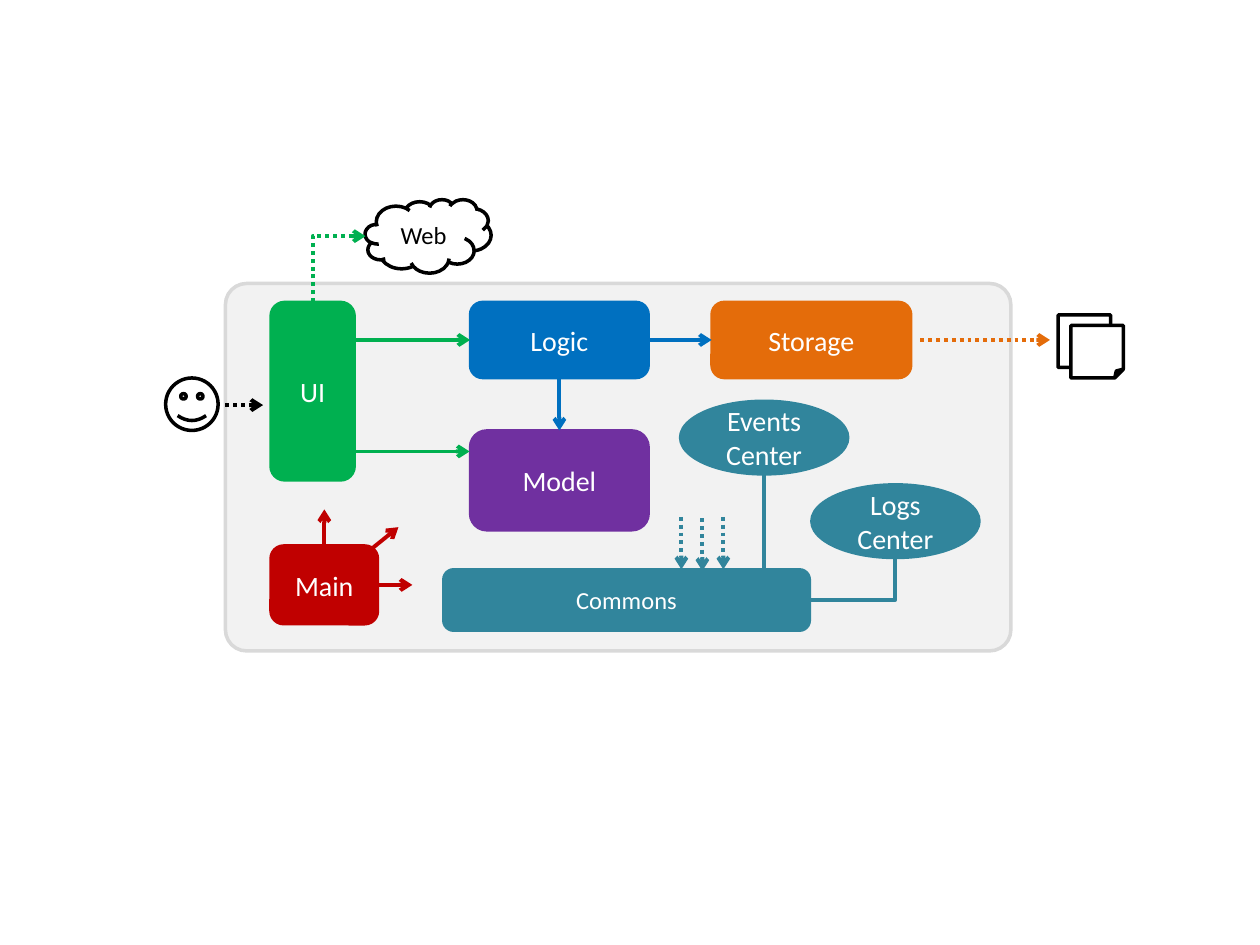
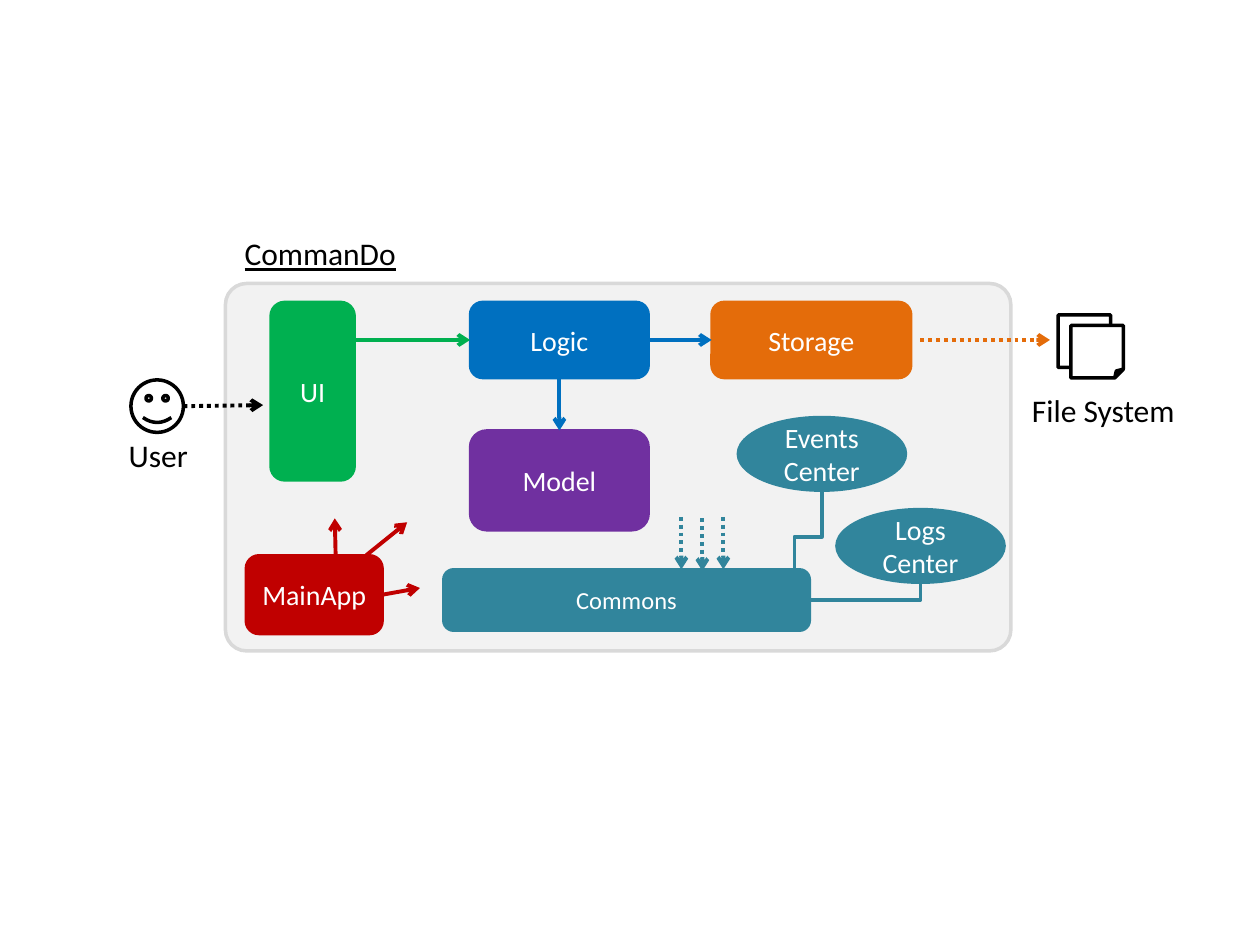
Before and after one commit to CS2103AUG2016-W13-C3/addressbook-level4, a slide deck: slide 2 of docs/diagrams/Diagrams.pptx. Drawn at 1260x945 pixels with LibreOffice and Linux fonts; fonts in the diff are those of the drawing. Boxes give left, top, right and bottom in pixels: in the first picture for what was removed or moved away, otherwise in the second. Text is boxed around its words. In the diff, an @@ line names an element or a change of style, - is before the commit and + after.

```diff
--- a/docs/diagrams/Diagrams.pptx
+++ b/docs/diagrams/Diagrams.pptx
@@ cloud removed at [365, 199, 491, 272] @@
-Web
@@ elbow arrow removed from (312, 302) to (365, 237) @@
@@ text added at [245, 244, 396, 271], 18 pt, text #000000, underline @@
+CommanDo
@@ smiley face: place and size @@
-smiley face at [165, 378, 218, 431]
+smiley face at [131, 381, 184, 433]
@@ arrow moved from (226, 406) - (263, 406) to (184, 406) - (263, 406) @@
@@ ellipse "Events Center": place and size @@
-ellipse "Events Center" at [680, 401, 848, 474]
+ellipse "Events Center" at [738, 417, 906, 490]
@@ text added at [1032, 400, 1175, 427], 18 pt, text #000000 @@
+File System
@@ text added at [129, 446, 188, 468], 18 pt, text #000000 @@
+User
@@ arrow removed from (354, 451) to (470, 451) @@
@@ elbow line moved from (764, 475) - (764, 571) to (822, 490) - (795, 582) @@
@@ ellipse "Logs Center": place and size @@
-ellipse "Logs Center" at [811, 484, 979, 557]
+ellipse "Logs Center" at [837, 509, 1004, 582]
@@ arrow moved from (324, 551) - (324, 509) to (335, 561) - (335, 518) @@
@@ arrow moved from (358, 561) - (398, 527) to (367, 556) - (407, 522) @@
@@ rounded rectangle "MainApp": place and size @@
-rounded rectangle "MainApp" at [271, 546, 378, 624]
+rounded rectangle "MainApp" at [246, 556, 382, 634]
@@ text in rounded rectangle at [262, 585, 366, 610]: text changed @@
-Main
+MainApp
@@ arrow moved from (378, 585) - (412, 585) to (383, 595) - (420, 588) @@
@@ elbow line moved from (896, 558) - (810, 600) to (921, 582) - (810, 600) @@
```
Also in this commit, not shown: 2 other files.
